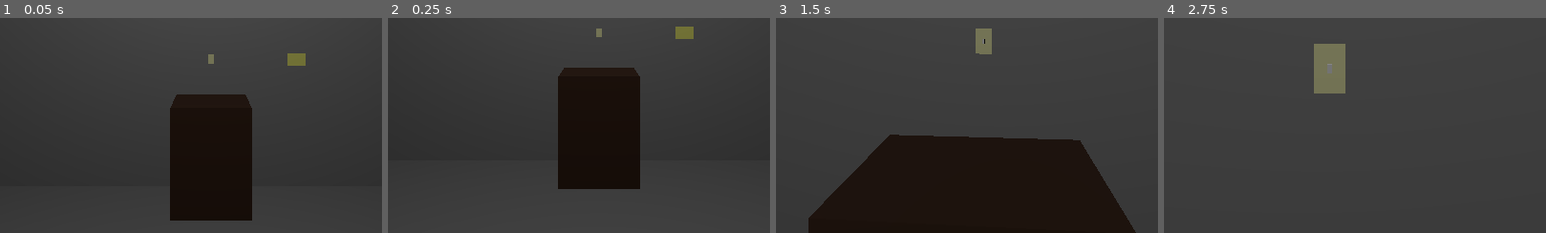
Above: before the commit, frames 1-4 (left to right).
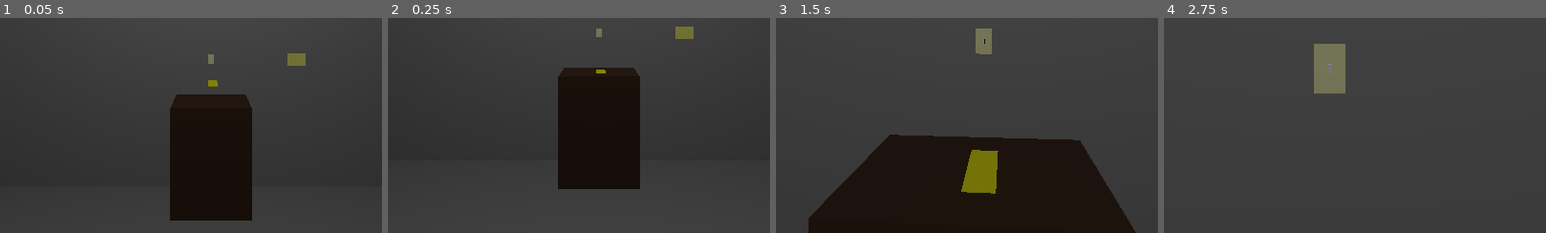
Above: after the commit, the same moments.

Repository: kaikzyx/ermo
Game: Godot game, scene res://source/main/main.tscn
Same seed, same stepped clock (60 frames per second), same inputs: the game is played once before the commit and once after it.
Inputs (mouse positions are % of the whole screen's width and height, from its top left):
- Up to frame 1 (0.05 s): no input
- Up to frame 2 (0.25 s): no input
- Up to frame 3 (1.5 s): tap Enter at 0.5 s; move the mouse to (55, 50) at 0.52 s; hold W (forward) from 0.53 s (still down); tap E (interact) at 0.6, 1.35 s; move the mouse to (45, 50) at 1.27 s
- Up to frame 4 (2.75 s): keep holding W (forward); tap Space at 2 s; move the mouse to (52, 48) at 2.02 s; tap Backspace (stop_inspect) at 2.1 s; tap E (interact) at 2.3 s
The pictures show only the part of the screen within x 22-72%, y 50-100%; the shares and areas given below are measured in that part.

The runs differ from the first frame. In frame 1, less than 0.1% of the frame differs, in the area x 54-57%, y 28-32%; in frame 2, less than 0.1%; in frame 3, 1.6%, in the area x 48-59%, y 61-82%; in frame 4, nothing differs.

Commit message:
Added item systems, inventory and "Requestable" interaction. Changed aim interface, interactable interactions and cabinet logic that opens with a key item.

Diff:
--- /dev/null
+++ b/assets/items/key.tres
@@ -0,0 +1,15 @@
+[gd_resource type="Resource" script_class="Item" load_steps=4 format=3 uid="uid://b4jrtjatk8baa"]
+
+[ext_resource type="Script" path="res://source/item/item.gd" id="1_fyuqp"]
+
+[sub_resource type="StandardMaterial3D" id="StandardMaterial3D_g3uk3"]
+albedo_color = Color(1, 1, 0, 1)
+
+[sub_resource type="BoxMesh" id="BoxMesh_4sos2"]
+material = SubResource("StandardMaterial3D_g3uk3")
+size = Vector3(0.013, 0.1, 0.25)
+
+[resource]
+script = ExtResource("1_fyuqp")
+name = &"Key"
+mesh = SubResource("BoxMesh_4sos2")
--- a/project.godot
+++ b/project.godot
@@ -63,6 +63,7 @@
 3d_physics/layer_1="world"
 3d_physics/layer_2="player"
 3d_physics/layer_3="interactable"
+3d_physics/layer_4="item"
 
 [rendering]
 
--- a/source/interaction/interactable.gd
+++ b/source/interaction/interactable.gd
@@ -1,15 +1,16 @@
 class_name Interactable extends Area3D
 
 signal interacted(interator: Interator)
-signal message_changed(old: StringName, new: StringName)
+signal message_changed(message: StringName)
 
 @export var message: StringName:
-	set(value): message_changed.emit(message, value); message = value
+	set(value): message = value; message_changed.emit(message)
 @export var interactions: Array[Interaction] = []
 
 func interact(interator: Interator) -> bool:
-	for interaction in interactions:
-		interaction.interact(interator)
+	for index in interactions.size():
+		if not interactions[index].interact(interator): return false
+		if not interactions[index].life(): interactions.remove_at(index)
 
 	interacted.emit(interator)
 	return true
--- a/source/interaction/interactions/interaction.gd
+++ b/source/interaction/interactions/interaction.gd
@@ -2,5 +2,8 @@
 
 var interactable: Interactable = null
 
-func interact(_interator: Interator) -> void:
-	pass
+func interact(_interator: Interator) -> bool:
+	return true
+
+func life() -> bool:
+	return true
--- a/source/interaction/interactions/messageable.gd
+++ b/source/interaction/interactions/messageable.gd
@@ -2,5 +2,6 @@
 
 @export_multiline var message: String = ""
 
-func interact(_interator: Interator) -> void:
+func interact(_interator: Interator) -> bool:
 	Global.main.messages.sent(message)
+	return true
--- a/source/interaction/interactions/readable.gd
+++ b/source/interaction/interactions/readable.gd
@@ -4,16 +4,17 @@
 
 var _scene_readable_interface: PackedScene = load("res://source/interface/interactables/readable_interface.tscn")
 
-func interact(_interator: Interator) -> void:
+func interact(_interator: Interator) -> bool:
 	# Create a readable interface when interacting.
-	if not _scene_readable_interface.can_instantiate(): return
+	if _scene_readable_interface.can_instantiate():
+		var readable_interface: ReadableInterface = _scene_readable_interface.instantiate()
+		readable_interface.interaction = self
 
-	var readable_interface: ReadableInterface = _scene_readable_interface.instantiate()
-	readable_interface.interaction = self
+		readable_interface.exited.connect(func() -> void:
+			readable_interface.queue_free()
+			Global.main.rest(false))
 
-	readable_interface.exited.connect(func() -> void:
-		readable_interface.queue_free()
-		Global.main.rest(false))
+		Global.main.interface.add_child(readable_interface)
+		Global.main.rest(true)
 
-	Global.main.interface.add_child(readable_interface)
-	Global.main.rest(true)
+	return true
--- /dev/null
+++ b/source/interaction/interactions/requestable.gd
@@ -0,0 +1,23 @@
+class_name Requestable extends Interaction
+
+@export var item: Item = null
+@export var message_has: StringName = &""
+@export var message_not_has: StringName = &""
+
+func interact(interator: Interator) -> bool:
+	if item != null:
+		var node: Node = interator.owner
+
+		if node is Player:
+			var index: int = node.inventory.request(item)
+
+			if index != -1:
+				node.inventory.remove(index)
+				Global.main.messages.sent(message_has)
+				return true
+
+	Global.main.messages.sent(message_not_has)
+	return false
+
+func life() -> bool:
+	return false
--- a/source/interface/aim_interface.gd
+++ b/source/interface/aim_interface.gd
@@ -1,26 +1,37 @@
 class_name AimInterface extends Control
 
-@onready var _label_message: Label = $Message
+
+@onready var _label_interactable_name: Label = $InteractionContainer/InteractableContainer/InteractableName
+@onready var _label_interactable_message: Label = $InteractionContainer/InteractableContainer/InteractableMessage
+@onready var _label_interactable_action: Label = $InteractionContainer/InteractionAction
 
 func _ready() -> void:
 	if is_instance_valid(Global.actor):
 		Global.actor.interator.focus_entered.connect(_on_actor_interator_focus_entered)
 		Global.actor.interator.focus_exited.connect(_on_actor_interator_focus_exited)
 
+	_label_interactable_action.hide()
+	_label_interactable_action.text = &"Press " + Global.get_prompt(&"interact") + &" to interact."
+
 func _on_actor_interator_focus_entered(interactable: Interactable) -> void:
 	interactable.message_changed.connect(_on_actor_interator_interactable_message_changed)
 
 	# Format the text with the message of the interactive, if any.
-	var message: StringName = &""
-	if not interactable.message.is_empty(): message = &" - " + interactable.message
+	_label_interactable_message.text = &""
+	if not interactable.message.is_empty():
+		_label_interactable_message.text = &" - " + interactable.message
 
-	_label_message.text =  &"{0}\nPress {1} to interact.".format(
-		[interactable.owner.name.capitalize() + message, Global.get_prompt(&"interact")])
+	_label_interactable_name.text = interactable.owner.name.capitalize()
+	_label_interactable_action.show()
 
 func _on_actor_interator_focus_exited(interactable: Interactable) -> void:
 	interactable.message_changed.disconnect(_on_actor_interator_interactable_message_changed)
-	_label_message.text = &""
 
-func _on_actor_interator_interactable_message_changed(old: StringName, new: StringName) -> void:
+	# Clear.
+	_label_interactable_name.text = &""
+	_label_interactable_message.text = &""
+	_label_interactable_action.hide()
+
+func _on_actor_interator_interactable_message_changed(message: StringName) -> void:
 	# Dynamically updates the text when the interactable message changes.
-	_label_message.text = _label_message.text.replace(old, new)
+	_label_interactable_message.text = &" - " + message
--- a/source/interface/aim_interface.tscn
+++ b/source/interface/aim_interface.tscn
@@ -28,21 +28,46 @@
 size_flags_horizontal = 4
 size_flags_vertical = 4
 
-[node name="Message" type="Label" parent="."]
+[node name="InteractionContainer" type="VBoxContainer" parent="."]
 layout_mode = 1
 anchors_preset = 8
 anchor_left = 0.5
 anchor_top = 0.5
 anchor_right = 0.5
 anchor_bottom = 0.5
-offset_left = -35.5
-offset_top = 39.0
-offset_right = 35.5
-offset_bottom = 61.0
+offset_left = -103.5
+offset_top = 26.0
+offset_right = 103.5
+offset_bottom = 74.0
 grow_horizontal = 2
 grow_vertical = 2
+alignment = 1
+
+[node name="InteractableContainer" type="HBoxContainer" parent="InteractionContainer"]
+layout_mode = 2
+theme_override_constants/separation = 0
+alignment = 1
+
+[node name="InteractableName" type="Label" parent="InteractionContainer/InteractableContainer"]
+layout_mode = 2
 theme_override_colors/font_outline_color = Color(0, 0, 0, 1)
 theme_override_constants/outline_size = 2
 theme_override_font_sizes/font_size = 15
 horizontal_alignment = 1
 vertical_alignment = 1
+
+[node name="InteractableMessage" type="Label" parent="InteractionContainer/InteractableContainer"]
+layout_mode = 2
+theme_override_colors/font_outline_color = Color(0, 0, 0, 1)
+theme_override_constants/outline_size = 2
+theme_override_font_sizes/font_size = 15
+horizontal_alignment = 1
+vertical_alignment = 1
+
+[node name="InteractionAction" type="Label" parent="InteractionContainer"]
+layout_mode = 2
+theme_override_colors/font_outline_color = Color(0, 0, 0, 1)
+theme_override_constants/outline_size = 2
+theme_override_font_sizes/font_size = 15
+horizontal_alignment = 1
+vertical_alignment = 1
--- /dev/null
+++ b/source/item/item.gd
@@ -0,0 +1,4 @@
+class_name Item extends Resource
+
+@export var name: StringName = &""
+@export var mesh: Mesh = null
--- a/source/map/map.tscn
+++ b/source/map/map.tscn
@@ -1,10 +1,12 @@
-[gd_scene load_steps=6 format=3 uid="uid://bdp78c0tt0nxf"]
+[gd_scene load_steps=8 format=3 uid="uid://bdp78c0tt0nxf"]
 
 [ext_resource type="MeshLibrary" uid="uid://d4g23fr0wjfo" path="res://assets/tile_set.tres" id="1_rkriy"]
 [ext_resource type="PackedScene" uid="uid://cak0xen2x4vpj" path="res://source/objects/interactables/light_switch.tscn" id="2_4ohdw"]
 [ext_resource type="PackedScene" uid="uid://c4u5318gr0unv" path="res://source/objects/light_buld.tscn" id="3_eeqq3"]
 [ext_resource type="PackedScene" uid="uid://c7ln0150vyphq" path="res://source/objects/interactables/letter.tscn" id="4_p4yew"]
 [ext_resource type="PackedScene" uid="uid://rl7a11lbjxog" path="res://source/objects/interactables/cabinet.tscn" id="5_nwskd"]
+[ext_resource type="PackedScene" uid="uid://dae0k42pdr8i3" path="res://source/objects/item_object/item_object.tscn" id="6_hk1ym"]
+[ext_resource type="Resource" uid="uid://b4jrtjatk8baa" path="res://assets/items/key.tres" id="7_6eg0r"]
 
 [node name="Map" type="Node3D"]
 
@@ -31,3 +33,7 @@
 
 [node name="Cabinet" parent="." instance=ExtResource("5_nwskd")]
 transform = Transform3D(1, 0, 0, 0, 1, 0, 0, 0, 1, 0, 0.55, -3.2)
+
+[node name="Key" parent="." instance=ExtResource("6_hk1ym")]
+transform = Transform3D(-4.37114e-08, -1, 0, 1, -4.37114e-08, 0, 0, 0, 1, 0.0174439, 1.28778, -3.20373)
+item = ExtResource("7_6eg0r")
--- /dev/null
+++ b/source/objects/interactables/cabinet.gd
@@ -0,0 +1,9 @@
+class_name Cabinet extends StaticBody3D
+
+var open: bool = false
+
+@onready var _interactable: Interactable = $Interactable
+
+func _ready() -> void:
+	_interactable.interacted.connect(func(_interator: Interator) -> void:
+		_interactable.message = &"Open." if open else &"Close."; open = not open)
--- a/source/objects/interactables/cabinet.tscn
+++ b/source/objects/interactables/cabinet.tscn
@@ -1,8 +1,10 @@
-[gd_scene load_steps=8 format=3 uid="uid://rl7a11lbjxog"]
+[gd_scene load_steps=10 format=3 uid="uid://rl7a11lbjxog"]
 
 [ext_resource type="PackedScene" uid="uid://durji13r85fax" path="res://source/interaction/interactable.tscn" id="1_3kktx"]
+[ext_resource type="Script" path="res://source/objects/interactables/cabinet.gd" id="1_uyj4q"]
 [ext_resource type="Script" path="res://source/interaction/interactions/interaction.gd" id="2_7rjd1"]
-[ext_resource type="Script" path="res://source/interaction/interactions/messageable.gd" id="3_4osr4"]
+[ext_resource type="Resource" uid="uid://b4jrtjatk8baa" path="res://assets/items/key.tres" id="3_elsgw"]
+[ext_resource type="Script" path="res://source/interaction/interactions/requestable.gd" id="4_433l1"]
 
 [sub_resource type="BoxShape3D" id="BoxShape3D_jefjq"]
 size = Vector3(0.8, 1.1, 0.5)
@@ -14,11 +16,14 @@
 material = SubResource("StandardMaterial3D_61uqw")
 size = Vector3(0.8, 1.1, 0.5)
 
-[sub_resource type="Resource" id="Resource_qsuax"]
-script = ExtResource("3_4osr4")
-message = "It is locked."
+[sub_resource type="Resource" id="Resource_766c5"]
+script = ExtResource("4_433l1")
+item = ExtResource("3_elsgw")
+message_has = &"I unlocked."
+message_not_has = &"It is locked."
 
 [node name="Cabinet" type="StaticBody3D"]
+script = ExtResource("1_uyj4q")
 
 [node name="Collision" type="CollisionShape3D" parent="."]
 shape = SubResource("BoxShape3D_jefjq")
@@ -27,8 +32,7 @@
 mesh = SubResource("BoxMesh_2yes2")
 
 [node name="Interactable" parent="." instance=ExtResource("1_3kktx")]
-message = &"Open."
-interactions = Array[ExtResource("2_7rjd1")]([SubResource("Resource_qsuax")])
+interactions = Array[ExtResource("2_7rjd1")]([SubResource("Resource_766c5")])
 
 [node name="Collision" type="CollisionShape3D" parent="Interactable"]
 shape = SubResource("BoxShape3D_jefjq")
--- /dev/null
+++ b/source/objects/item_object/item_object.gd
@@ -0,0 +1,37 @@
+@tool class_name ItemObject extends RigidBody3D
+
+@export var item: Item = null:
+	set(value): item = value; _refresh_item()
+
+@onready var _mesh: MeshInstance3D = $Mesh
+@onready var _collision: CollisionShape3D = $Collision
+@onready var _interactable: Interactable = $Interactable
+@onready var _interactable_collision: CollisionShape3D = $Interactable/Collision
+
+func _ready() -> void:
+	if not Engine.is_editor_hint():
+		_interactable.interacted.connect(_on_interactable_interacted)
+
+	_refresh_item()
+
+func _refresh_item() -> void:
+	if not is_node_ready(): return
+
+	if item != null and item.mesh != null:
+		var shape: ConvexPolygonShape3D = item.mesh.create_convex_shape()
+
+		# Refresh the item.
+		_mesh.mesh = item.mesh
+		_collision.shape = shape
+		_interactable_collision.shape = shape
+	else:
+		# Clear.
+		_mesh.mesh = null
+		_collision.shape = null
+		_interactable_collision.shape = null
+
+func _on_interactable_interacted(interator: Interator) -> void:
+	var node: Node = interator.owner
+	if node is Player: node.inventory.insert(item)
+
+	queue_free()
--- /dev/null
+++ b/source/objects/item_object/item_object.tscn
@@ -0,0 +1,26 @@
+[gd_scene load_steps=6 format=3 uid="uid://dae0k42pdr8i3"]
+
+[ext_resource type="Script" path="res://source/objects/item_object/item_object.gd" id="1_7buej"]
+[ext_resource type="PackedScene" uid="uid://durji13r85fax" path="res://source/interaction/interactable.tscn" id="2_rrhaf"]
+[ext_resource type="Script" path="res://source/interaction/interactions/interaction.gd" id="3_i2w4w"]
+[ext_resource type="Script" path="res://source/interaction/interactions/messageable.gd" id="4_rorkf"]
+
+[sub_resource type="Resource" id="Resource_nlxqo"]
+script = ExtResource("4_rorkf")
+message = "You got the key."
+
+[node name="ItemObject" type="RigidBody3D"]
+collision_layer = 8
+collision_mask = 11
+mass = 0.01
+script = ExtResource("1_7buej")
+
+[node name="Collision" type="CollisionShape3D" parent="."]
+
+[node name="Mesh" type="MeshInstance3D" parent="."]
+
+[node name="Interactable" parent="." instance=ExtResource("2_rrhaf")]
+message = &"Pick up."
+interactions = Array[ExtResource("3_i2w4w")]([SubResource("Resource_nlxqo")])
+
+[node name="Collision" type="CollisionShape3D" parent="Interactable"]
--- /dev/null
+++ b/source/player/inventory/inventory.gd
@@ -0,0 +1,38 @@
+class_name Inventory extends Node
+
+signal refreshed(index: int)
+signal removed(index: int)
+
+@export var minimun: int = 1
+
+var _slots: Array[Item] = []
+
+func _ready() -> void:
+	_slots.resize(minimun)
+
+func insert(item: Item) -> void:
+	# Try to fill existing empty slots first.
+	for index in _slots.size():
+		if _slots[index] == null:
+			_slots[index] = item
+			refreshed.emit(index)
+			return
+
+	# If no empty slots, add new slot.
+	_slots.push_back(item)
+	refreshed.emit(_slots.size() - 1)
+
+func remove(index: int) -> void:
+	if index <= -1 or index >= _slots.size(): return
+
+	if _slots.size() > minimun:
+		# Only remove slot if above minimum capacity.
+		_slots.remove_at(index)
+		removed.emit(index)
+	else:
+		# Otherwise just clear slot.
+		_slots[index] = null
+		refreshed.emit(index)
+
+func request(item: Item) -> int:
+	return _slots.find(item)
--- a/source/player/player.gd
+++ b/source/player/player.gd
@@ -1,6 +1,7 @@
 class_name Player extends CharacterBody3D
 
 @onready var interator: Interator = $Head/Interator
+@onready var inventory: Inventory = $Inventory
 var speed: float = 2.5
 var acceleration: float = 7.5
 var controllable: bool = true
--- a/source/player/player.tscn
+++ b/source/player/player.tscn
@@ -1,7 +1,8 @@
-[gd_scene load_steps=6 format=3 uid="uid://dj0iyk8t13mtc"]
+[gd_scene load_steps=7 format=3 uid="uid://dj0iyk8t13mtc"]
 
 [ext_resource type="Script" path="res://source/player/player.gd" id="1_771hv"]
 [ext_resource type="PackedScene" uid="uid://81lefgeu0y0d" path="res://source/interaction/interator.tscn" id="2_28pyk"]
+[ext_resource type="Script" path="res://source/player/inventory/inventory.gd" id="3_5tg40"]
 
 [sub_resource type="CapsuleShape3D" id="CapsuleShape3D_pe5mb"]
 radius = 0.28
@@ -31,3 +32,7 @@
 [node name="Interator" parent="Head" instance=ExtResource("2_28pyk")]
 
 [node name="Camera" type="Camera3D" parent="Head"]
+
+[node name="Inventory" type="Node" parent="."]
+script = ExtResource("3_5tg40")
+minimun = 5
Not shown: 2 places in assets/tile_set.tres that only renumber resources
